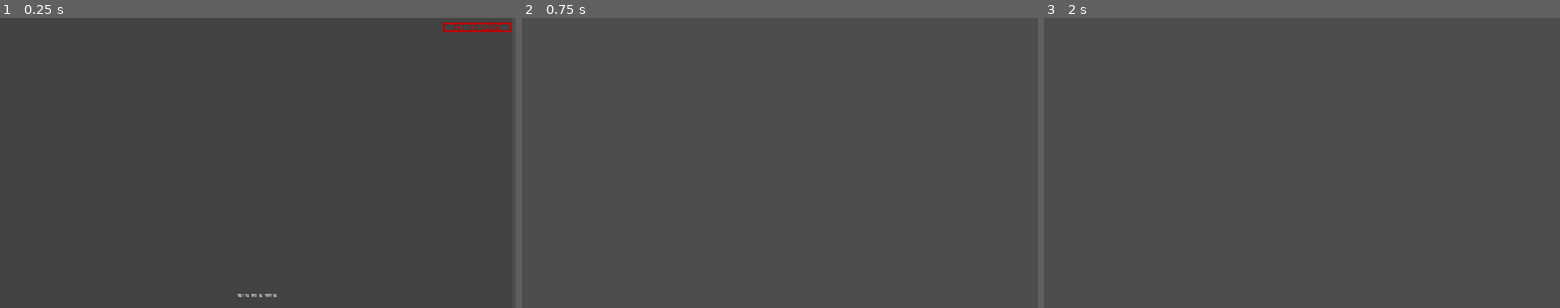
Above: before the commit, frames 1-3 (left to right).
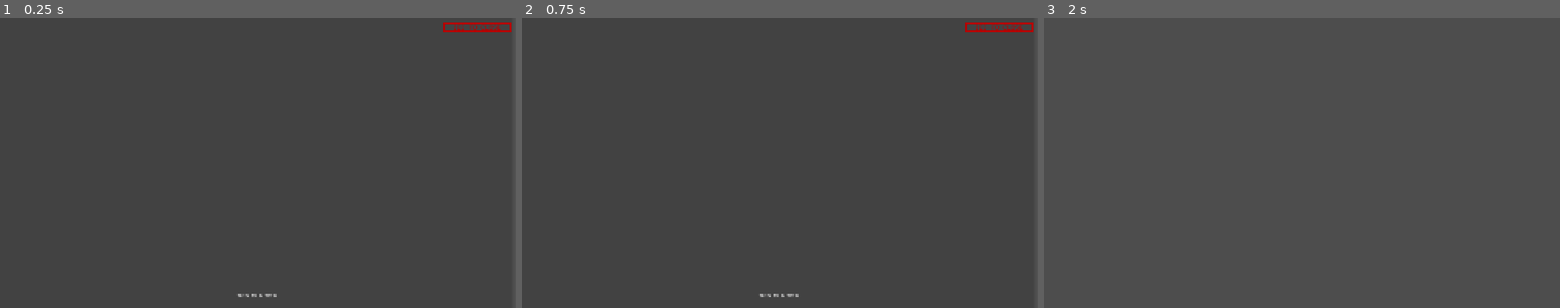
Above: after the commit, the same moments.

Repository: bruttosozial/FoundAndLost
Game: Godot game, scene res://Scenes/MediaDetailScenes/media_detail_music.tscn
Same seed, same stepped clock (60 frames per second), same inputs: the game is played once before the commit and once after it. This scene is started directly instead of the project's main scene.
Inputs:
- Up to frame 1 (0.25 s): no input
- Up to frame 2 (0.75 s): tap Enter at 0.5 s; hold Right (ui_right) from 0.53 s (still down); tap X (close_window, bound only before the commit) at 0.6 s
- Up to frame 3 (2 s): tap E (interact) at 0.8, 1.35 s; tap Space at 1.25 s; release Right (ui_right) at 1.28 s; hold Down (ui_down) from 1.28 s (still down); tap X (close_window, bound only before the commit) at 1.55 s

The runs differ from the first frame. In frame 1, less than 0.1% of the frame differs, in the area x 88-90%, y 2-5%; in frame 2, 0.3%, in the area x 46-100%, y 1-97%; in frame 3, nothing differs.

Commit message:
Detail view cleanup

Diff:
--- a/Data/Stations/NES_station.tres
+++ b/Data/Stations/NES_station.tres
@@ -1,9 +1,11 @@
 [gd_resource type="Resource" script_class="StationResource" format=3 uid="uid://w4mysq2irt6v"]
 
+[ext_resource type="PackedScene" uid="uid://mcctsegh8tsv" path="res://Scenes/MediaDetailScenes/media_detail_game.tscn" id="1_haqx3"]
 [ext_resource type="Script" uid="uid://8x8i3immu4w4" path="res://Scripts/Interaction System/station_resource.gd" id="1_tbmif"]
 
 [resource]
 script = ExtResource("1_tbmif")
 name = "NES"
 type = 2
+scene = ExtResource("1_haqx3")
 metadata/_custom_type_script = "uid://8x8i3immu4w4"
--- a/Data/Stations/film_projector_station.tres
+++ b/Data/Stations/film_projector_station.tres
@@ -1,9 +1,11 @@
 [gd_resource type="Resource" script_class="StationResource" format=3 uid="uid://bxu1vnm2ub1yv"]
 
+[ext_resource type="PackedScene" uid="uid://ve74pp5vrdiv" path="res://Scenes/MediaDetailScenes/media_detail_video.tscn" id="1_1yse4"]
 [ext_resource type="Script" uid="uid://8x8i3immu4w4" path="res://Scripts/Interaction System/station_resource.gd" id="1_5mppm"]
 
 [resource]
 script = ExtResource("1_5mppm")
 name = "Film Projector"
 type = 3
+scene = ExtResource("1_1yse4")
 metadata/_custom_type_script = "uid://8x8i3immu4w4"
--- a/Scenes/MediaDetailScenes/media_detail_game.tscn
+++ b/Scenes/MediaDetailScenes/media_detail_game.tscn
@@ -42,7 +42,7 @@
 layout_mode = 2
 theme = ExtResource("3_bgejd")
 theme_override_font_sizes/normal_font_size = 25
-text = "[X] TO CLOSE"
+text = "[E] TO CLOSE"
 fit_content = true
 horizontal_alignment = 1
 vertical_alignment = 1
--- a/Scenes/MediaDetailScenes/media_detail_music.tscn
+++ b/Scenes/MediaDetailScenes/media_detail_music.tscn
@@ -55,7 +55,7 @@
 layout_mode = 2
 theme = ExtResource("5_6spfm")
 theme_override_font_sizes/normal_font_size = 25
-text = "[X] TO CLOSE"
+text = "[E] TO CLOSE"
 fit_content = true
 horizontal_alignment = 1
 vertical_alignment = 1
--- a/Scenes/MediaDetailScenes/media_detail_text.tscn
+++ b/Scenes/MediaDetailScenes/media_detail_text.tscn
@@ -54,7 +54,7 @@
 layout_mode = 2
 theme = ExtResource("3_13p33")
 theme_override_font_sizes/normal_font_size = 25
-text = "[X] TO CLOSE"
+text = "[E] TO CLOSE"
 fit_content = true
 horizontal_alignment = 1
 vertical_alignment = 1
--- a/Scenes/MediaDetailScenes/media_detail_video.tscn
+++ b/Scenes/MediaDetailScenes/media_detail_video.tscn
@@ -50,7 +50,7 @@
 layout_mode = 2
 theme = ExtResource("4_uoivk")
 theme_override_font_sizes/normal_font_size = 25
-text = "[X] TO CLOSE"
+text = "[E] TO CLOSE"
 fit_content = true
 horizontal_alignment = 1
 vertical_alignment = 1
--- a/Scripts/Detail views/media_detail_game.gd
+++ b/Scripts/Detail views/media_detail_game.gd
@@ -9,6 +9,6 @@
 
 # Called every frame. 'delta' is the elapsed time since the previous frame.
 func _process(delta: float) -> void:
-	if Input.is_action_just_released("close_window"):
+	if Input.is_action_just_released("interact"):
 		closed.emit()
 		queue_free()
--- a/Scripts/Detail views/media_detail_music.gd
+++ b/Scripts/Detail views/media_detail_music.gd
@@ -10,6 +10,6 @@
 
 # Called every frame. 'delta' is the elapsed time since the previous frame.
 func _process(delta: float) -> void:
-	if Input.is_action_just_released("close_window"):
+	if Input.is_action_just_released("interact"):
 		closed.emit()
 		queue_free()
--- a/Scripts/Detail views/media_detail_text.gd
+++ b/Scripts/Detail views/media_detail_text.gd
@@ -9,6 +9,6 @@
 
 # Called every frame. 'delta' is the elapsed time since the previous frame.
 func _process(delta: float) -> void:
-	if Input.is_action_just_released("close_window"):
+	if Input.is_action_just_released("interact"):
 		closed.emit()
 		queue_free()
--- a/Scripts/Detail views/media_detail_video.gd
+++ b/Scripts/Detail views/media_detail_video.gd
@@ -9,6 +9,6 @@
 
 # Called every frame. 'delta' is the elapsed time since the previous frame.
 func _process(delta: float) -> void:
-	if Input.is_action_just_released("close_window"):
+	if Input.is_action_just_released("interact"):
 		closed.emit()
 		queue_free()
--- a/Scripts/Interaction System/interact_station.gd
+++ b/Scripts/Interaction System/interact_station.gd
@@ -6,6 +6,8 @@
 
 @export var incorrect_item_text = "This doesn't go here..."
 @export var no_item_text = "I have nothing to put here..."
+
+var interacting = false
 
 # Called when the node enters the scene tree for the first time.
 func _ready() -> void:
@@ -16,6 +18,8 @@
 	pass
 
 func interact():
+	if(interacting):
+		return
 	if(player.current_item):
 		if(player.current_item.type == station_res.type):
 			player.remove_item()
@@ -28,10 +32,16 @@
 
 func open_detail_window():
 	player.pause_player()
+	interacting = true
+
+	#TODO add SFX
 
 	var instance = station_res.scene.instantiate()
 	get_tree().root.add_child(instance)
 	instance.closed.connect(close_detail_window)
 
 func close_detail_window():
+	#TODO add destroying of media
+
+	interacting = false
 	player.resume_player()
--- a/project.godot
+++ b/project.godot
@@ -34,11 +34,6 @@
 "events": [Object(InputEventKey,"resource_local_to_scene":false,"resource_name":"","device":-1,"window_id":0,"alt_press …(192 unchanged characters)…
 ]
 }
-close_window={
-"deadzone": 0.2,
-"events": [Object(InputEventKey,"resource_local_to_scene":false,"resource_name":"","device":-1,"window_id":0,"alt_pressed":false,"shift_pressed":false,"ctrl_pressed":false,"meta_pressed":false,"pressed":false,"keycode":0,"physical_keycode":88,"key_label":0,"unicode":120,"location":0,"echo":false,"script":null)
-]
-}
 
 [physics]
 
